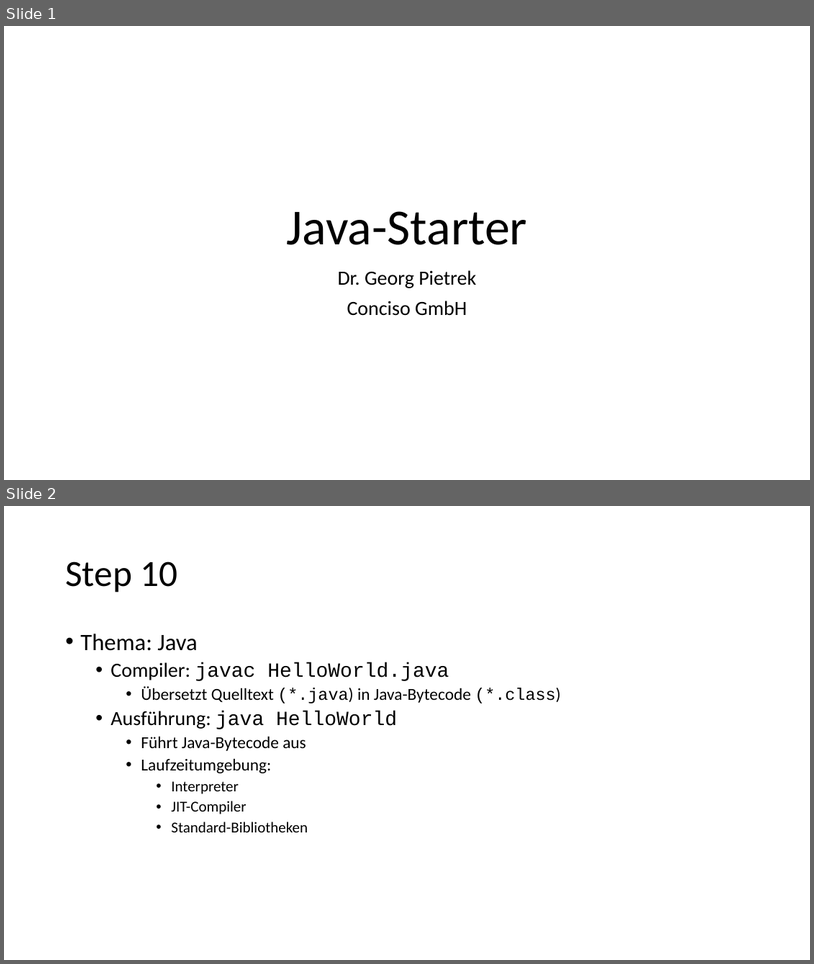
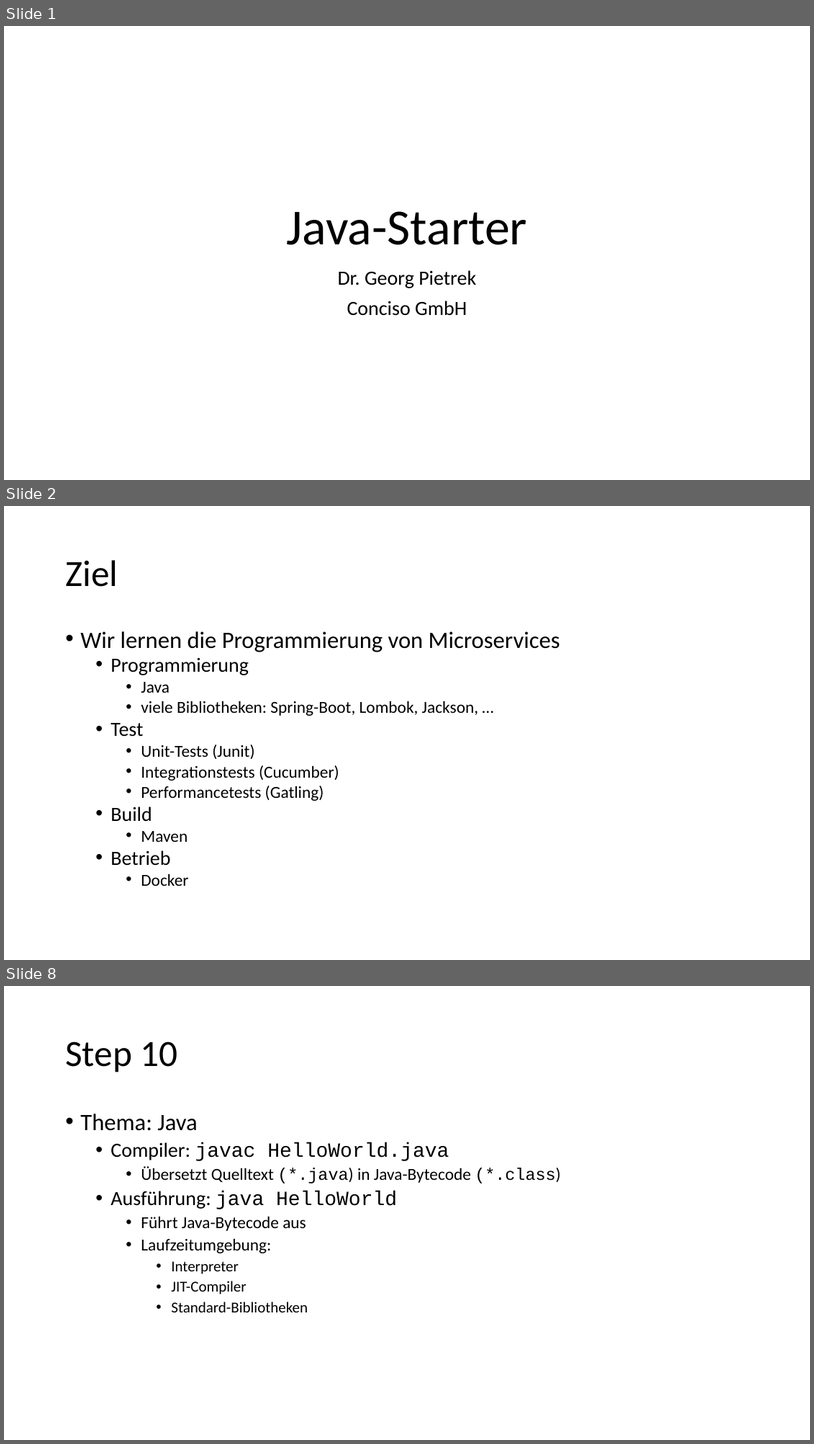
Before and after one commit to igeldo/PR4-SoSe23, a slide deck: Java-Starter.pptx. Shown one above the other, each under a label of ours: slides 1 and 2 before the commit, slides 1, 2 and 8 after it; the slides between them are not shown. The pictures are 814x964 and 814x1444 pixels, drawn with LibreOffice and Linux fonts; fonts in the diff are those of the drawing. Boxes give left, top, right and bottom in pixels: in the first picture for what was removed or moved away, otherwise in the second. Text is boxed around its words. In the diff, an @@ line names an element or a change of style, - is before the commit and + after.

```diff
--- a/Java-Starter.pptx
+++ b/Java-Starter.pptx
@@ slide 2 added at [4,506,810,960], background #FFFFFF @@
@@ title added at [65,560,118,587], 44 pt, text #000000 @@
+Ziel
@@ text added at [80,631,561,885], 20 pt, text #000000 @@
+• Wir lernen die Programmierung von Microservices
+  • Programmierung
+    • Java
+    • viele Bibliotheken: Spring-Boot, Lombok, Jackson, …
+  • Test
+    • Unit-Tests (Junit)
+    • Integrationstests (Cucumber)
+    • Performancetests (Gatling)
+  • Build
+    • Maven
+  • Betrieb
+    • Docker
@@ what was slide 2 is now slide 8 @@
```
Also in this commit, not shown: 1 slide changed, 5 other slides added.
